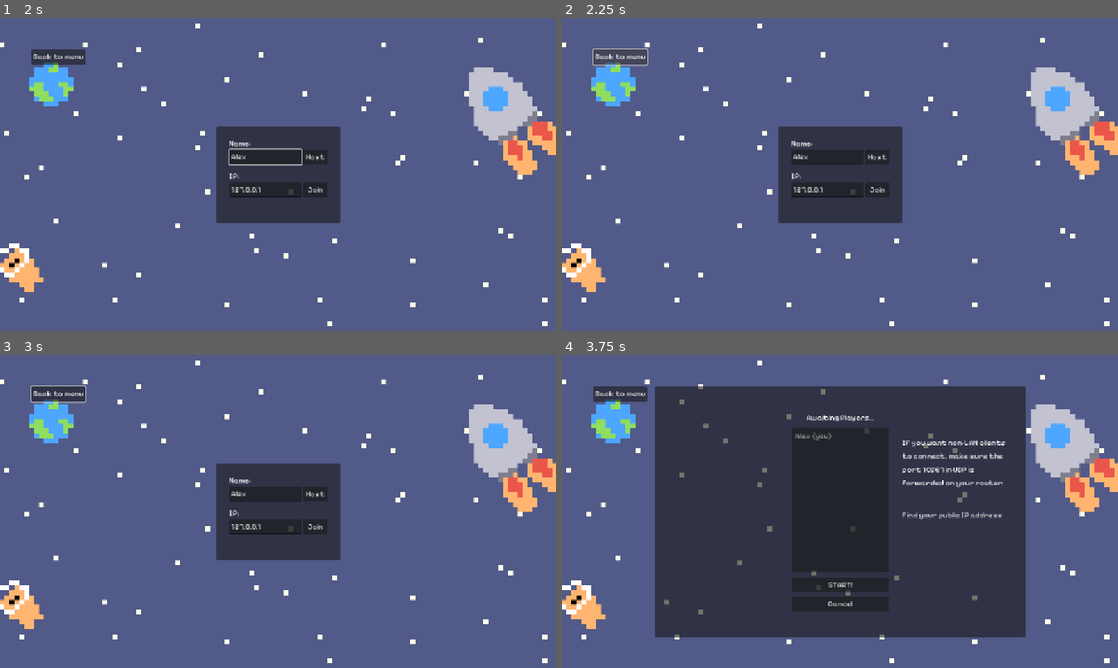
Above: before the commit, frames 1-4 (two rows, left to right).
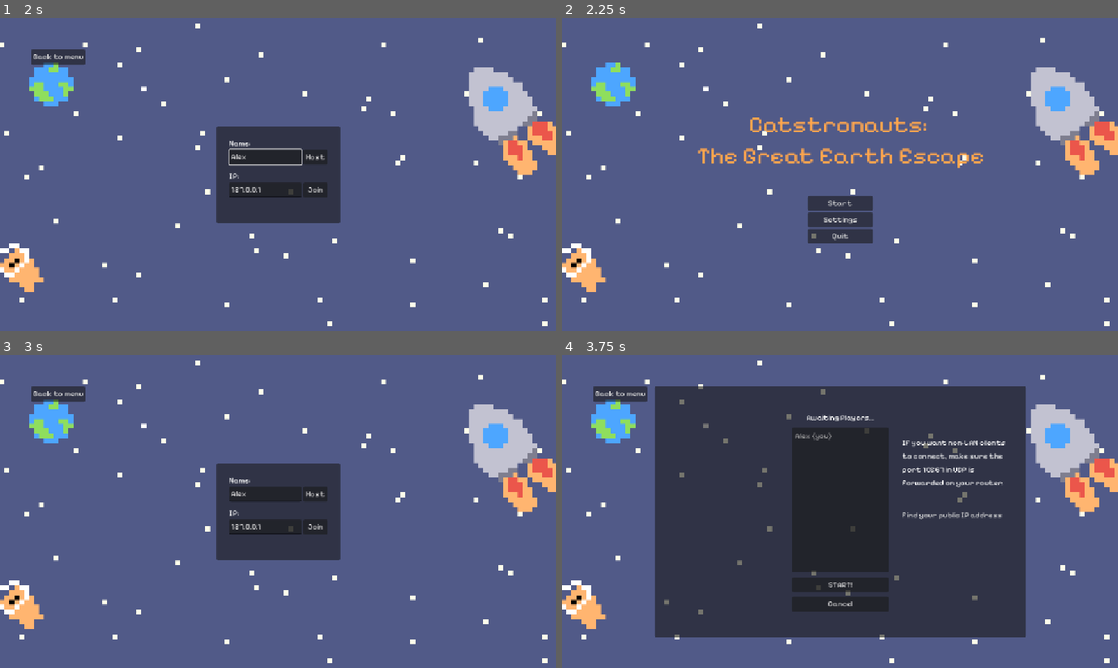
Above: after the commit, the same moments.

Repository: Lambozhuang/project-cats
Game: Godot game, scene res://ui/lobby.tscn
The game is run twice, just before and just after one commit, with the same random seed, the same clock (stepped at 60 frames per second) and the same inputs.
Inputs (mouse positions are in pixels of both pictures, inside the frame that each line leads up to):
- Up to frame 1 (2 s): click "Start" at 0.5 s; click (266, 155) at 1.27 s; type "Alex" at 1.35 s
- Up to frame 2 (2.25 s): click "Back to menu" at 2 s
- Up to frame 3 (3 s): click (278, 539) at 2.75 s, where only the run after the commit has a clickable "Start"
- Up to frame 4 (3.75 s): click "Host" at 3.5 s

Frame 1 is identical in both runs. In frame 2, 8.4% of the frame differs, in the area x 5-76%, y 9-72%; in frame 3, 0.1%; in frame 4, nothing differs.

Commit message:
add pause game, add back to menu

Diff:
--- a/level/demo_1.gd
+++ b/level/demo_1.gd
@@ -3,6 +3,7 @@
 
 @export var isRegularBgmPlaying := true
 var _lastRegularBgmPlaying := true
+var is_paused := false
 
 const APPLE_REQUIRED := 5
 const BEER_REQUIRED := 5
@@ -75,6 +76,8 @@
 	if has_node("HUD/ScoreBoard/Button"):
 		print("Connecting ScoreBoard Button pressed signal.")
 		$HUD/ScoreBoard/Button.connect("pressed", _on_continue_pressed)
+	if has_node("HUD/PauseMenu/Button2"):
+		$HUD/PauseMenu/Button2.connect("pressed", _on_resume_pressed)
 
 func _process(delta):
 	update_timer_ui()
@@ -88,7 +91,12 @@
 
 		_lastRegularBgmPlaying = isRegularBgmPlaying
 
-
+func _input(event):
+	if event.is_action_pressed("pause"):
+		if is_paused:
+			resume_game.rpc()
+		else:
+			pause_game.rpc()
 
 
 @rpc("authority", "call_local")
@@ -308,3 +316,42 @@
 func return_to_level_selection():
 	print("Returning to level selection...")
 	GameState.return_to_level_selection()
+
+func _on_resume_pressed():
+	print("Resume button pressed.")
+	if is_paused:
+		resume_game.rpc()
+	else:
+		pause_game.rpc()
+
+@rpc("any_peer", "call_local")
+func pause_game():
+	print("Game paused by peer: ", multiplayer.get_remote_sender_id())
+	is_paused = true
+
+	# Pause gameplay elements
+	$Players.process_mode = Node.PROCESS_MODE_DISABLED
+	$Timer.paused = true
+	if has_node("NPCs"):
+		$NPCs.process_mode = Node.PROCESS_MODE_DISABLED
+
+	# Show pause menu
+	if has_node("HUD/PauseMenu"):
+		$HUD/PauseMenu.show()
+	else:
+		print("Warning: HUD/PauseMenu node not found")
+
+@rpc("any_peer", "call_local")
+func resume_game():
+	print("Game resumed by peer: ", multiplayer.get_remote_sender_id())
+	is_paused = false
+
+	# Resume gameplay elements
+	$Players.process_mode = Node.PROCESS_MODE_INHERIT
+	$Timer.paused = false
+	if has_node("NPCs"):
+		$NPCs.process_mode = Node.PROCESS_MODE_INHERIT
+
+	# Hide pause menu
+	if has_node("HUD/PauseMenu"):
+		$HUD/PauseMenu.hide()
--- a/project.godot
+++ b/project.godot
@@ -65,6 +65,11 @@
 "events": [Object(InputEventKey,"resource_local_to_scene":false,"resource_name":"","device":-1,"window_id":0,"alt_press …(192 unchanged characters)…
 ]
 }
+pause={
+"deadzone": 0.2,
+"events": [Object(InputEventKey,"resource_local_to_scene":false,"resource_name":"","device":-1,"window_id":0,"alt_pressed":false,"shift_pressed":false,"ctrl_pressed":false,"meta_pressed":false,"pressed":false,"keycode":0,"physical_keycode":4194305,"key_label":0,"unicode":0,"location":0,"echo":false,"script":null)
+]
+}
 
 [rendering]
 
--- a/ui/hud.tscn
+++ b/ui/hud.tscn
@@ -50,32 +50,6 @@
 [node name="HUD" type="CanvasLayer"]
 script = ExtResource("1_b00kl")
 
-[node name="PauseMenu" type="Control" parent="."]
-visible = false
-layout_mode = 3
-anchors_preset = 15
-anchor_right = 1.0
-anchor_bottom = 1.0
-grow_horizontal = 2
-grow_vertical = 2
-theme = ExtResource("1_rbyyf")
-
-[node name="Button" type="Button" parent="PauseMenu"]
-layout_mode = 0
-offset_left = 64.0
-offset_top = 64.0
-offset_right = 128.0
-offset_bottom = 96.0
-text = "Back to menu"
-
-[node name="Button2" type="Button" parent="PauseMenu"]
-layout_mode = 0
-offset_left = 64.0
-offset_top = 104.0
-offset_right = 131.0
-offset_bottom = 136.0
-text = "Resume"
-
 [node name="HUD" type="Control" parent="."]
 layout_mode = 3
 anchors_preset = 15
@@ -412,6 +386,41 @@
 horizontal_alignment = 1
 vertical_alignment = 1
 
+[node name="PauseMenu" type="Control" parent="."]
+visible = false
+layout_mode = 3
+anchors_preset = 15
+anchor_right = 1.0
+anchor_bottom = 1.0
+grow_horizontal = 2
+grow_vertical = 2
+theme = ExtResource("1_rbyyf")
+
+[node name="ColorRect" type="ColorRect" parent="PauseMenu"]
+layout_mode = 1
+anchors_preset = 15
+anchor_right = 1.0
+anchor_bottom = 1.0
+grow_horizontal = 2
+grow_vertical = 2
+color = Color(0.145098, 0.145098, 0.145098, 0.784314)
+
+[node name="Button" type="Button" parent="PauseMenu"]
+layout_mode = 0
+offset_left = 64.0
+offset_top = 64.0
+offset_right = 128.0
+offset_bottom = 96.0
+text = "Back to menu"
+
+[node name="Button2" type="Button" parent="PauseMenu"]
+layout_mode = 0
+offset_left = 64.0
+offset_top = 104.0
+offset_right = 131.0
+offset_bottom = 136.0
+text = "Resume"
+
 [node name="ScoreBoard" type="Control" parent="."]
 visible = false
 layout_mode = 3
--- a/ui/lobby.gd
+++ b/ui/lobby.gd
@@ -223,3 +223,37 @@
 
 	# Clear ready states
 	GameState.players_ready.clear()
+
+
+func _on_back_button_pressed() -> void:
+	# Disconnect from multiplayer
+	GameState.leave_game()
+
+	# Reset all UI states
+	$Start.show()
+	$Connect.hide()
+	$Players.hide()
+	$Characters.hide()
+	$Maps.hide()
+	$Levels.hide()
+
+	# Reset error messages and button states
+	$Connect/ErrorLabel.text = ""
+	$Connect/Host.disabled = false
+	$Connect/Join.disabled = false
+
+	# Reset character selection states
+	for cat in GameState.CATS:
+		var button = get_node("Characters/CharacterHBox/" + cat + "/Button")
+		button.disabled = false
+		button.text = "Select"
+		var player_label = get_node("Characters/CharacterHBox/" + cat + "/PlayerLabel")
+		player_label.text = "Not selected"
+
+	$Characters/ReadyButton.disabled = true
+
+	# Clear ready states
+	GameState.players_ready.clear()
+
+	# Reset window title
+	get_window().title = ProjectSettings.get_setting("application/config/name")
--- a/ui/lobby.tscn
+++ b/ui/lobby.tscn
@@ -1205,3 +1205,4 @@
 [connection signal="pressed" from="Characters/ReadyButton" to="." method="_on_ready"]
 [connection signal="pressed" from="Maps/1" to="." method="_on_map_selected" binds= [1]]
 [connection signal="pressed" from="Levels/LevelHBox/Level1/Button" to="." method="_on_level_play" binds= [1]]
+[connection signal="pressed" from="BackButton" to="." method="_on_back_button_pressed"]
